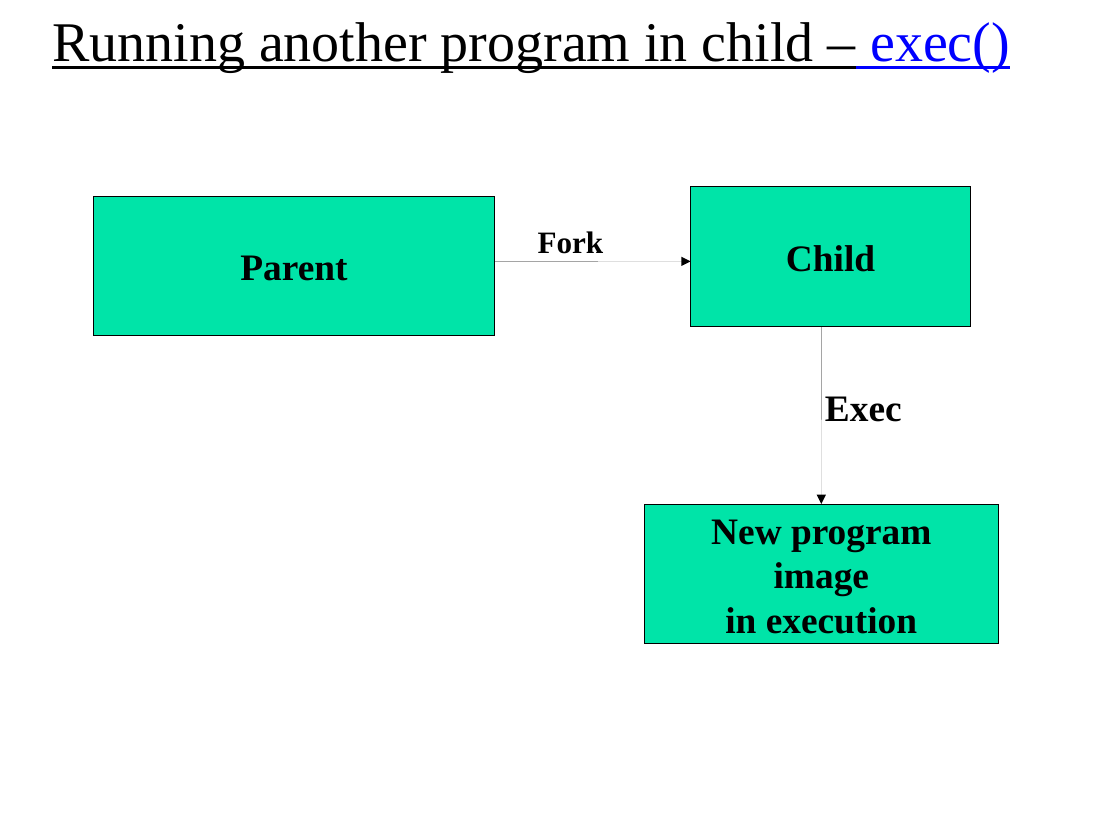
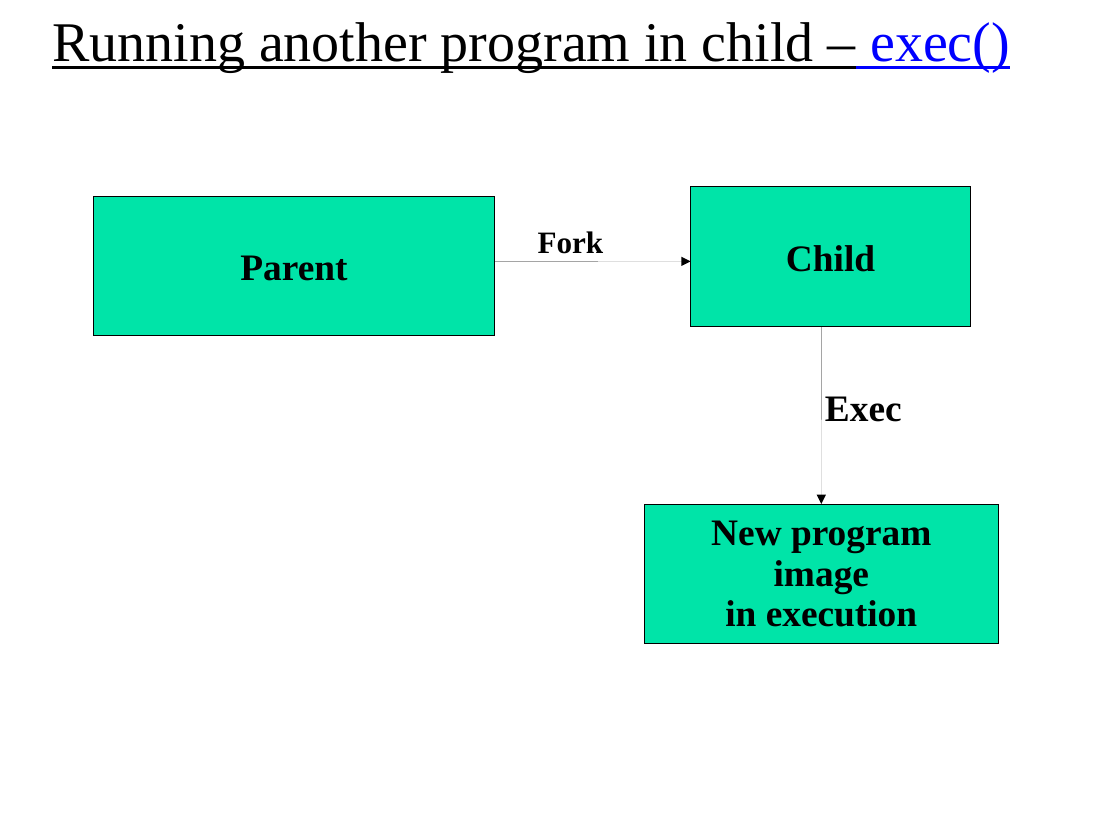
Before and after one commit to oscourse/oscourse.github.io, a slide deck: slide 15 of slides/processes.pptx. Drawn at 1120x840 pixels with LibreOffice and Linux fonts; fonts in the diff are those of the drawing. Boxes give left, top, right and bottom in pixels: in the first picture for what was removed or moved away, otherwise in the second. Text is boxed around its words. In the diff, an @@ line names an element or a change of style, - is before the commit and + after.

```diff
--- a/slides/processes.pptx
+++ b/slides/processes.pptx
@@ rectangle "New program" at bbox=[644, 504, 999, 644]: line spacing 1 to 0.9 @@
```
Also in this commit, not shown: 5 other slides changed, 2 other files.
